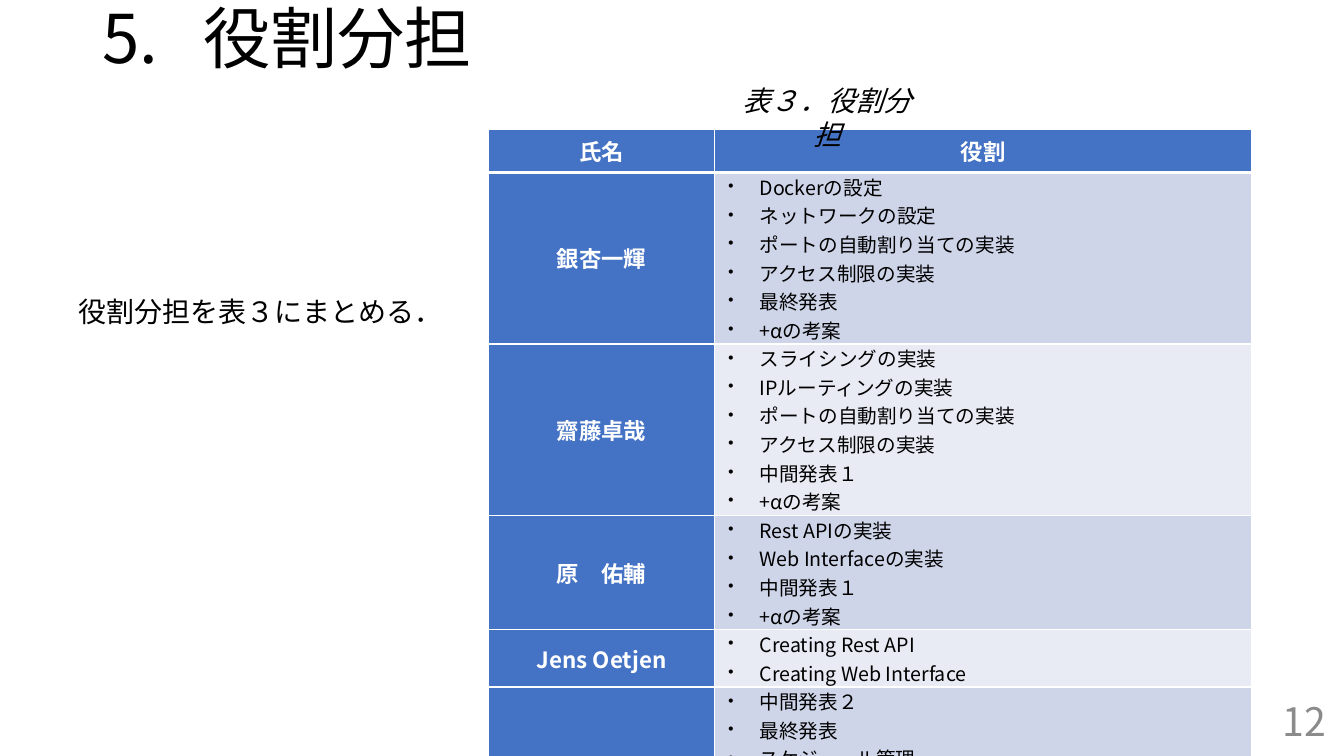
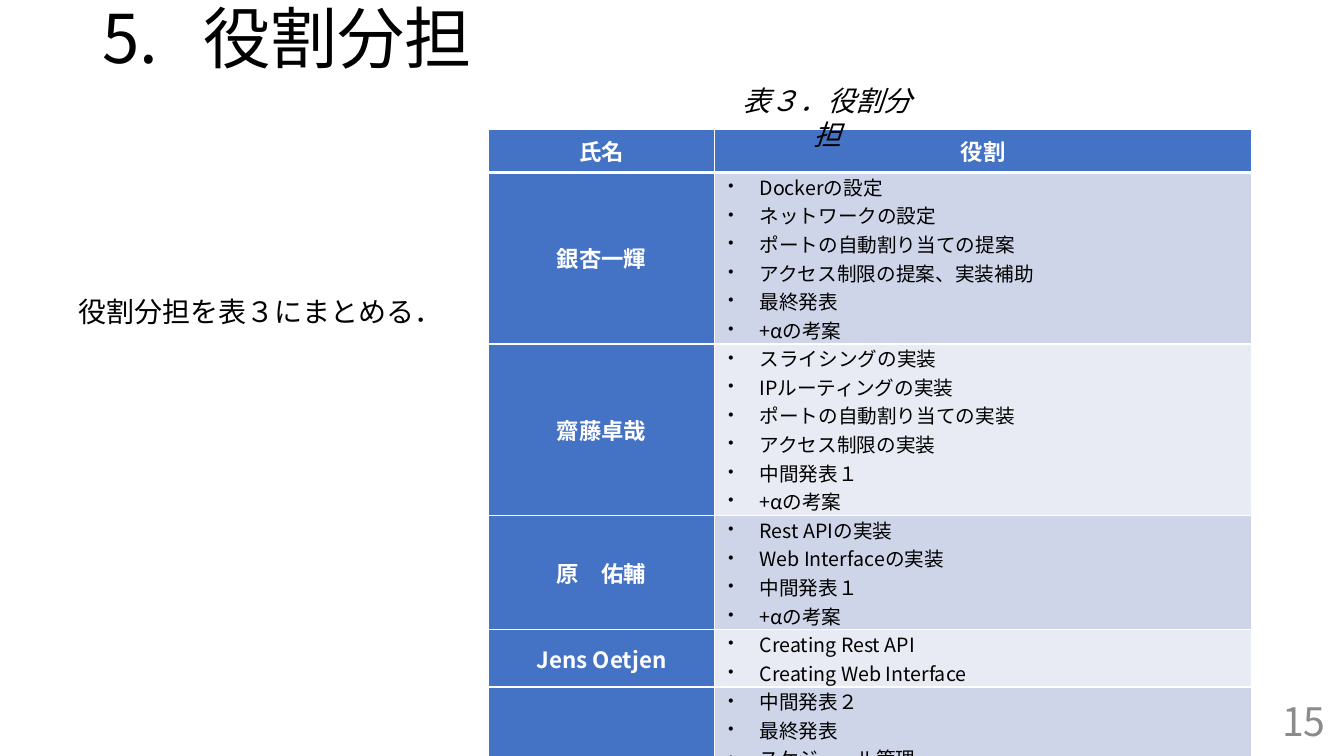
Before and after one commit to handai-trema/IaaS-team-1, a slide deck: slide 15 of FinalReport_team1.pptx (slide 12 before the commit). Drawn at 1344x756 pixels with LibreOffice and Linux fonts; fonts in the diff are those of the drawing. Boxes give left, top, right and bottom in pixels: in the first picture for what was removed or moved away, otherwise in the second. Text is boxed around its words. In the diff, an @@ line names an element or a change of style, - is before the commit and + after.

Commit message:
銀杏一輝レポート加筆

```diff
--- a/FinalReport_team1.pptx
+++ b/FinalReport_team1.pptx
@@ table at bbox=[489, 130, 1252, 744] @@
-row 2, column 2: Dockerの設定 / ネットワークの設定 / ポートの自動割り当ての実装 / アクセス制限の実装 / 最終発表 / +αの考案
+row 2, column 2: Dockerの設定 / ネットワークの設定 / ポートの自動割り当ての提案 / アクセス制限の提案、実装補助 / 最終発表 / +αの考案
@@ page number at bbox=[1282, 707, 1325, 737]: text changed @@
-12
+15
```
Also in this commit, not shown: 3 other slides changed, 3 slides added.
